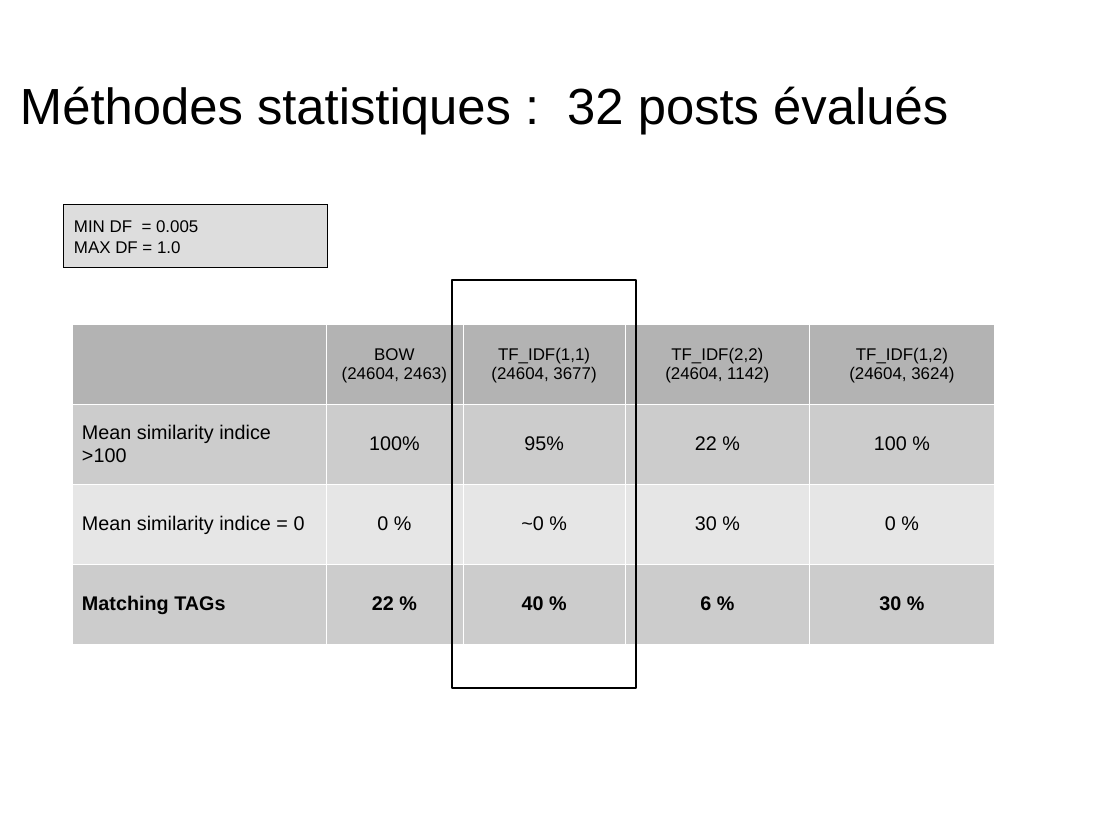
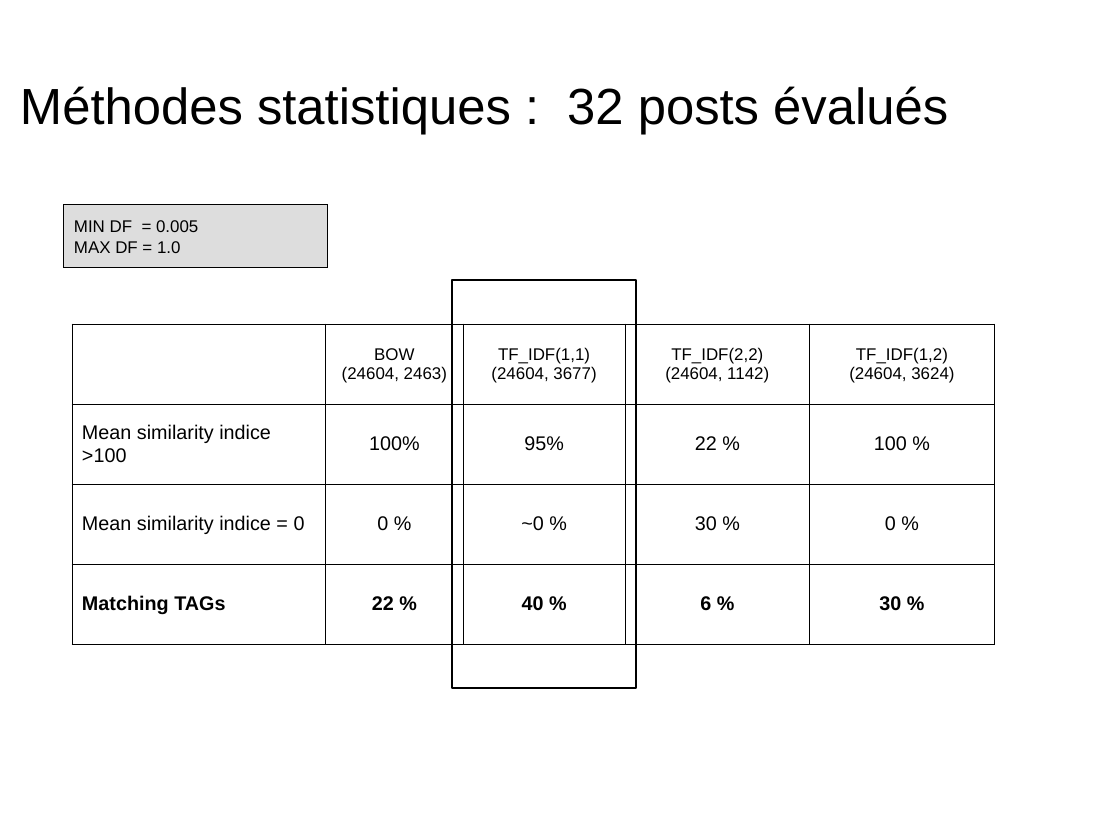
Before and after one commit to dataforcast/OC_Datascientist, a slide deck: slide 13 of P6/report/Openclassrooms_ParcoursDatascientist_P6-V1.odp (slide 9 before the commit). Drawn at 1120x840 pixels with LibreOffice and Linux fonts; fonts in the diff are those of the drawing; background and template pictures are left out. Boxes give left, top, right and bottom in pixels: in the first picture for what was removed or moved away, otherwise in the second. Text is boxed around its words. In the diff, an @@ line names an element or a change of style, - is before the commit and + after.

```diff
--- a/P6/report/Openclassrooms_ParcoursDatascientist_P6-V1.odp
+++ b/P6/report/Openclassrooms_ParcoursDatascientist_P6-V1.odp
@@ table at [72,324,994,644] @@
@@ fill #B3B3B3 to none in 4 cells @@
@@ fill #CCCCCC to none in 10 cells @@
@@ fill #E6E6E6 to none in row 3 @@
@@ borders changed @@
```
Also in this commit, not shown: 6 other slides changed, 8 slides added, 1 slide removed, 6 other files.
